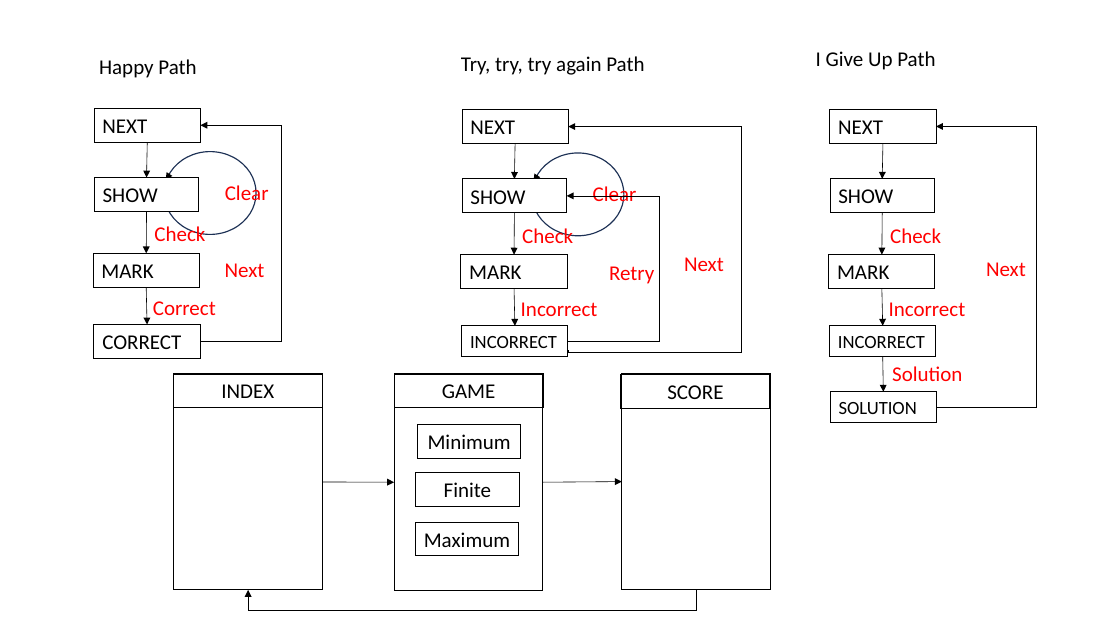
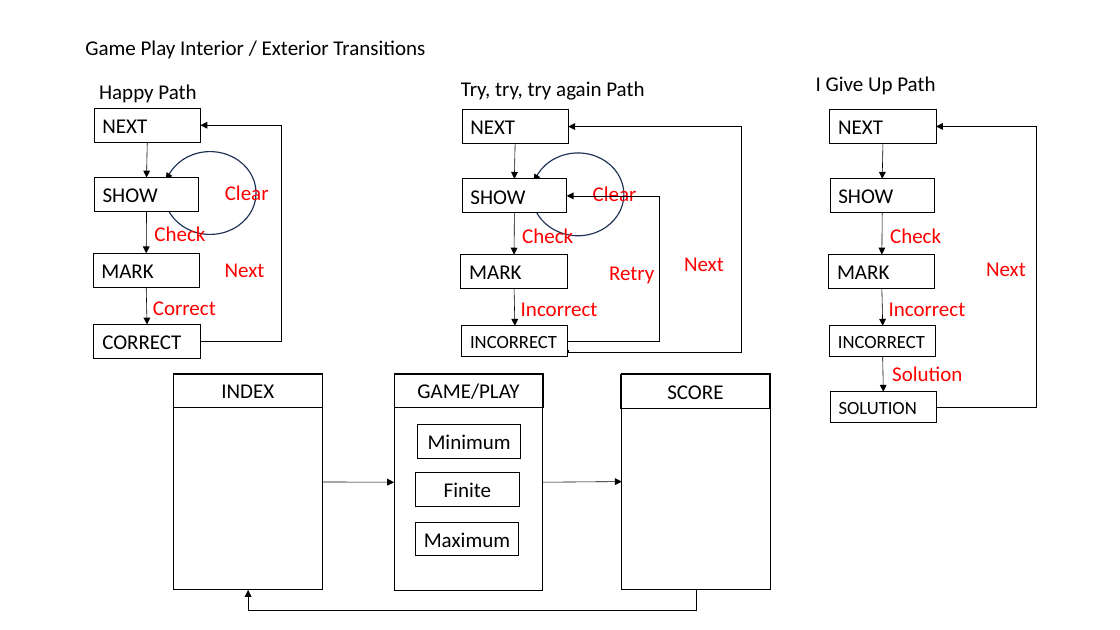
Before and after one commit to rrodini/MakeChangeProjects, a slide deck: slide 8 of documentation/screens_transitions.pptx (slide 7 before the commit). Drawn at 1120x630 pixels with LibreOffice and Linux fonts; fonts in the diff are those of the drawing. Boxes give left, top, right and bottom in pixels: in the first picture for what was removed or moved away, otherwise in the second. Text is boxed around its words. In the diff, an @@ line names an element or a change of style, - is before the commit and + after.

```diff
--- a/documentation/screens_transitions.pptx
+++ b/documentation/screens_transitions.pptx
@@ title added at [85, 40, 425, 59], 18 pt, text #000000 @@
+Game Play Interior / Exterior Transitions
@@ 3 texts: place and size @@
-3 texts at [99, 51, 935, 78]
+3 texts at [99, 76, 935, 103]
@@ text in rectangle at [417, 383, 519, 399]: text changed @@
-GAME
+GAME/PLAY
```
Also in this commit, not shown: 2 other slides changed, 1 slide added.
